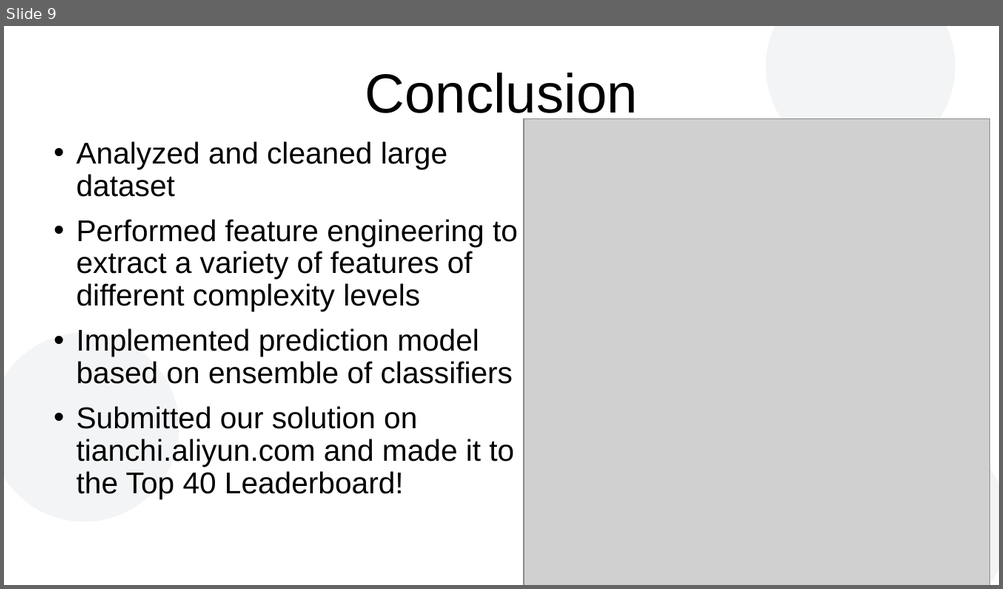
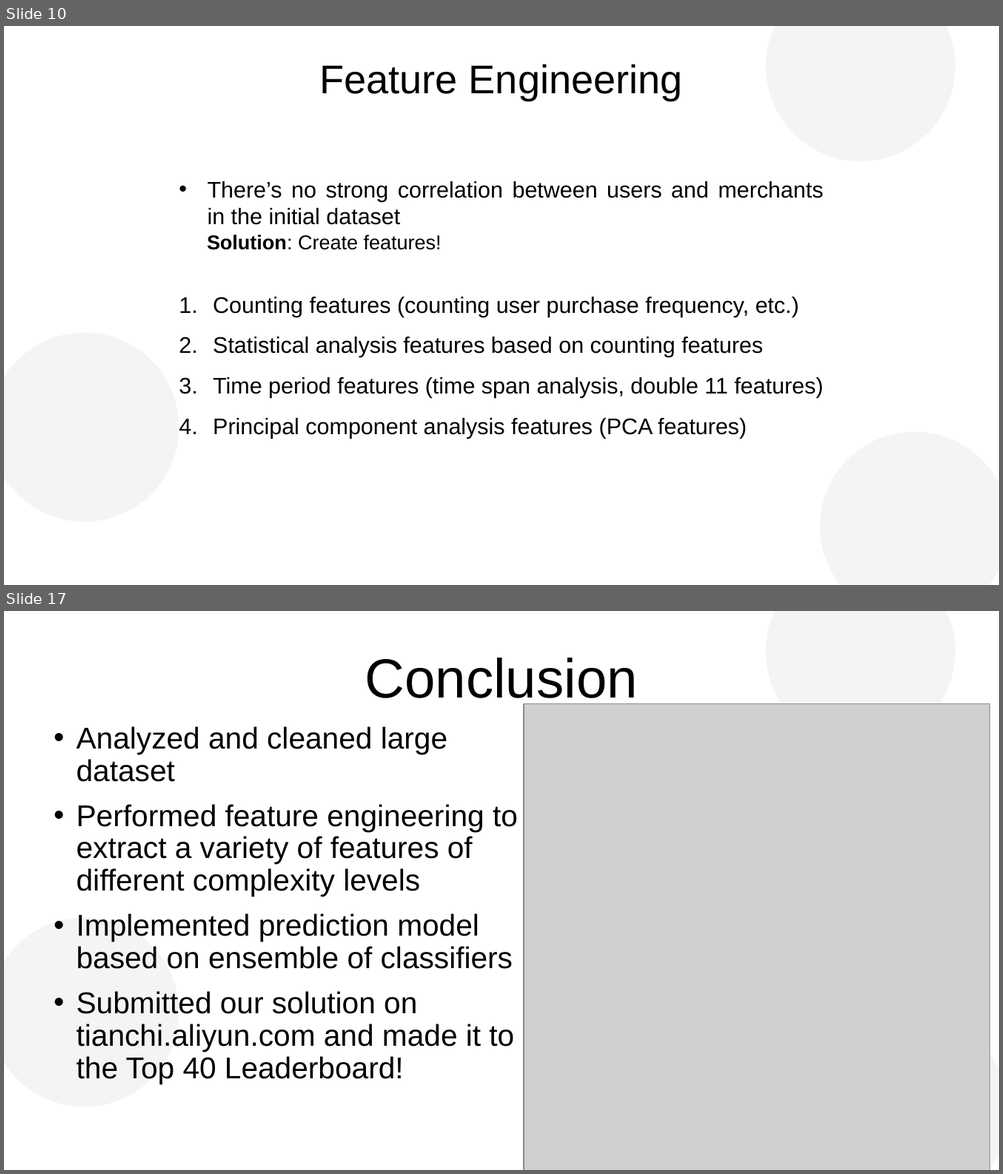
Before and after one commit to atfortes/Repeat-Buyers-Prediction, a slide deck: final_presentation.pptx. Shown one above the other, each under a label of ours: slide 9 before the commit, slides 10 and 17 after it; the slides between them are not shown. The pictures are 1003x589 and 1003x1174 pixels, drawn with LibreOffice and Linux fonts; fonts in the diff are those of the drawing; grey boxes stand for pictures; background and template pictures are left out. Boxes give left, top, right and bottom in pixels: in the first picture for what was removed or moved away, otherwise in the second. Text is boxed around its words. In the diff, an @@ line names an element or a change of style, - is before the commit and + after.

```diff
--- a/final_presentation.pptx
+++ b/final_presentation.pptx
@@ slide 10 added at <box>4,26,999,585</box>, background #FFFFFF; not listed: 3 template elements that a slide beside it also shows @@
@@ text added at <box>319,64,683,100</box>, 32 pt, text #000000 @@
+Feature Engineering
@@ text added at <box>207,181,823,250</box>, 18 pt, text #000000 @@
+• There’s no strong correlation between users and merchants in the initial dataset
+Solution: Create features!
@@ text added at <box>213,297,823,439</box>, 18 pt, text #000000 @@
+1. Counting features (counting user purchase frequency, etc.)
+2. Statistical analysis features based on counting features
+3. Time period features (time span analysis, double 11 features)
+4. Principal component analysis features (PCA features)
@@ what was slide 9 is now slide 17 @@
```
Also in this commit, not shown: 1 slide changed, 7 other slides added.
